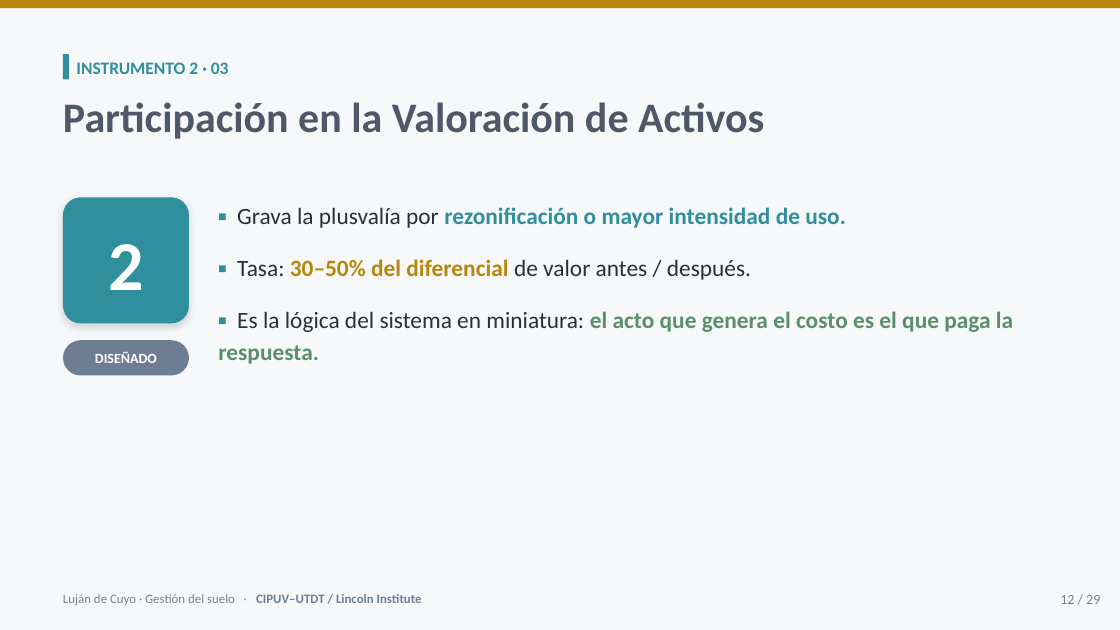
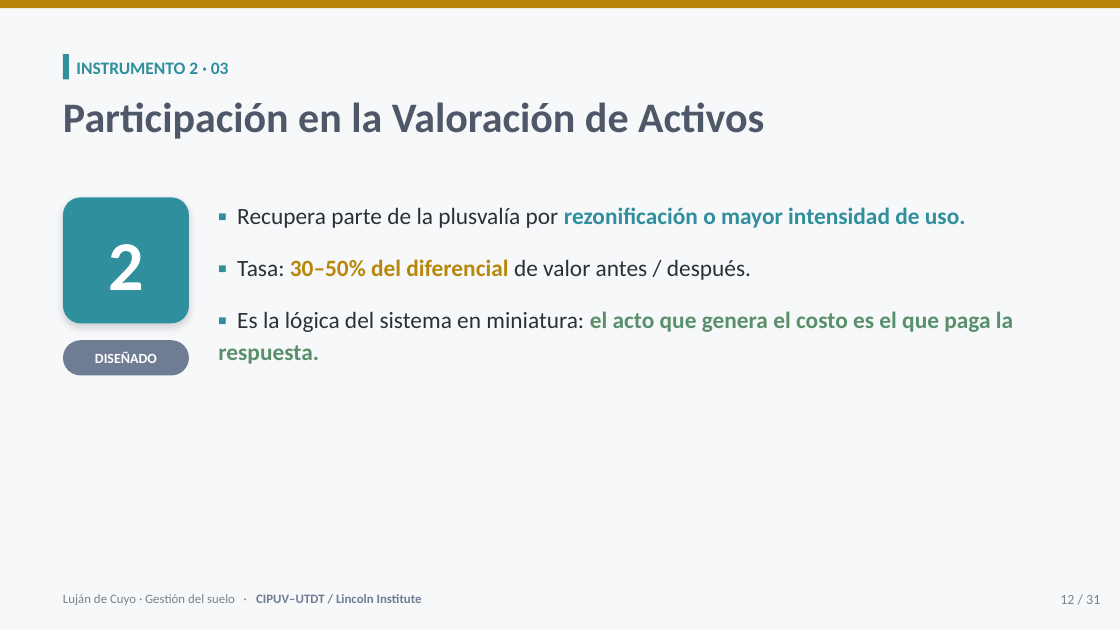
Before and after one commit to cgoytia-droid/cgoytia-droid.github.io, a slide deck: slide 12 of presentations/lujan-de-cuyo-gestion-suelo.pptx. Drawn at 1120x630 pixels with LibreOffice and Linux fonts; fonts in the diff are those of the drawing. Boxes give left, top, right and bottom in pixels: in the first picture for what was removed or moved away, otherwise in the second. Text is boxed around its words. In the diff, an @@ line names an element or a change of style, - is before the commit and + after.

```diff
--- a/presentations/lujan-de-cuyo-gestion-suelo.pptx
+++ b/presentations/lujan-de-cuyo-gestion-suelo.pptx
@@ text at box(237, 207, 966, 228): text changed @@
-▪ Grava la plusvalía por rezonificación o mayor intensidad de uso.
+▪ Recupera parte de la plusvalía por rezonificación o mayor intensidad de uso.
@@ text at box(1060, 595, 1100, 604): text changed @@
-12 / 29
+12 / 31
```
Also in this commit, not shown: 24 other slides changed, 2 slides added, 2 other files.
